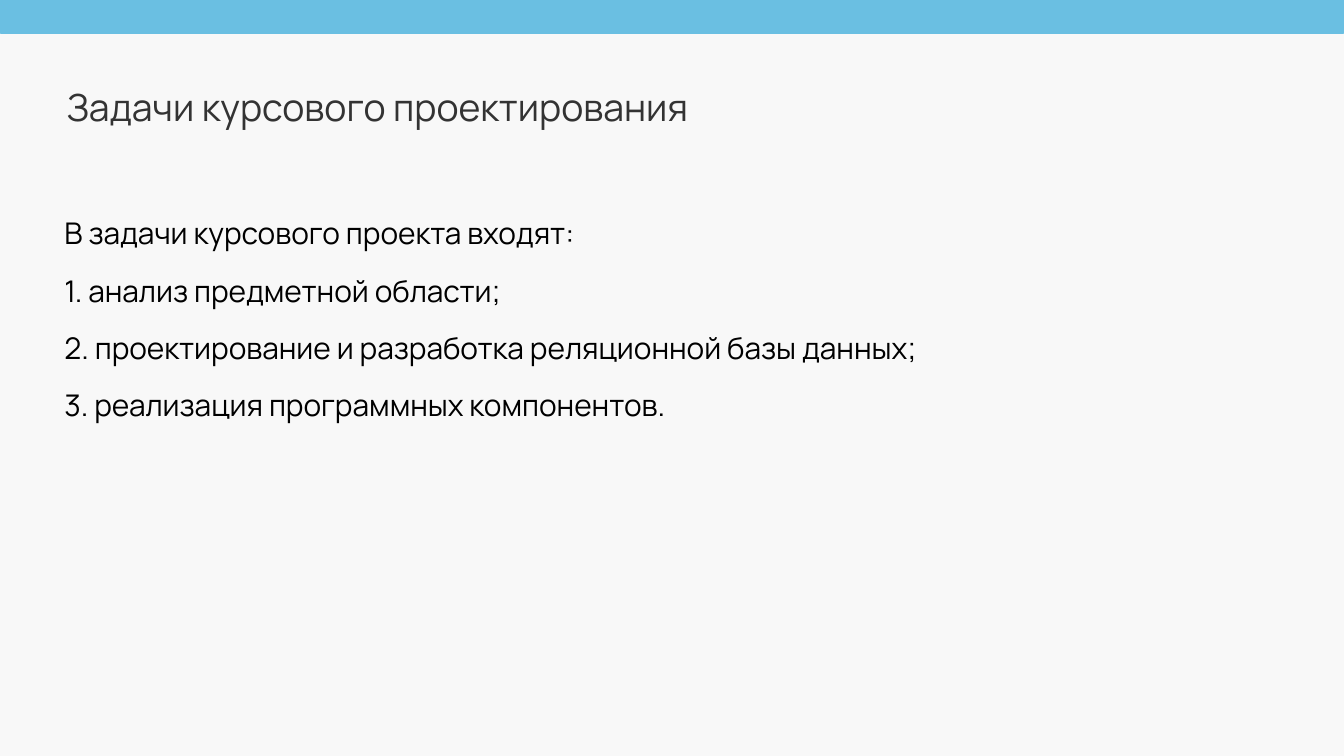
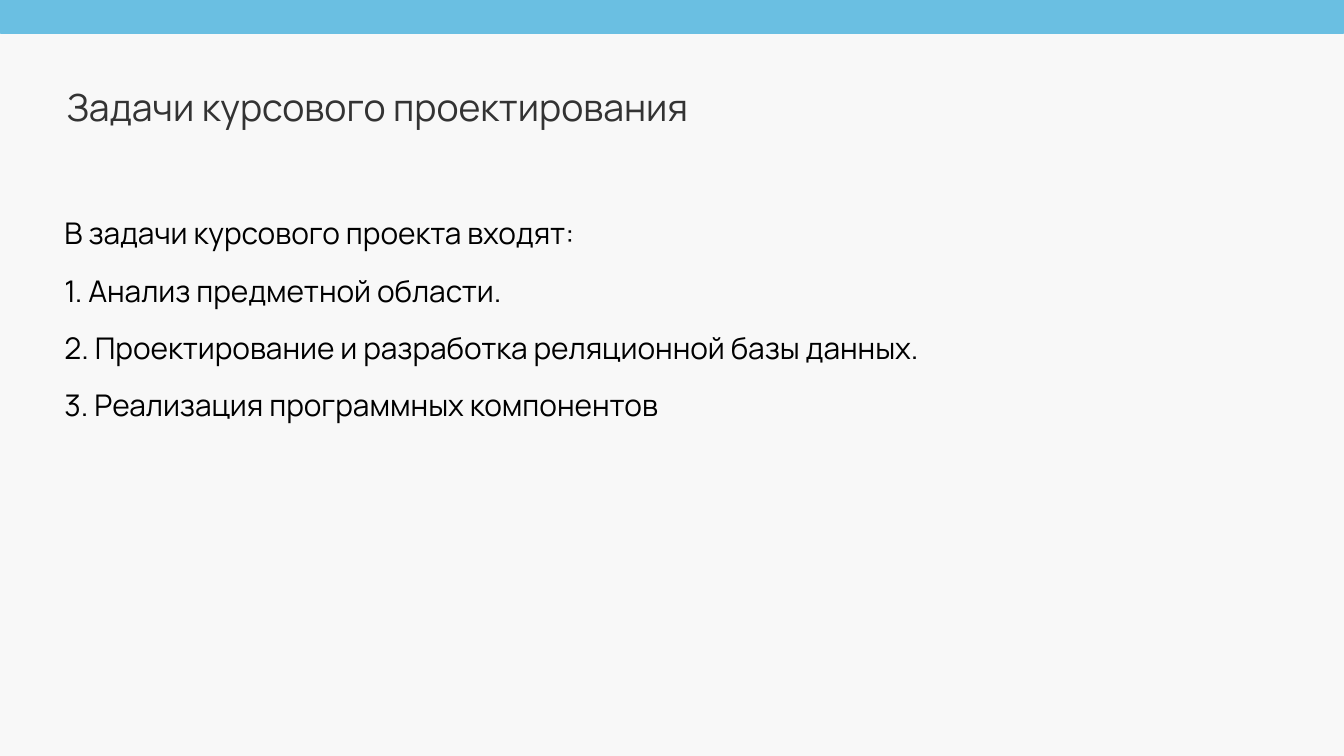
Before and after one commit to ivanv-lab/VLGU, a slide deck: slide 2 of 2 курс/1 семестр/Управление данными/Курсовой проект/Презентация для защиты.pptx. Drawn at 1344x756 pixels with LibreOffice and Linux fonts; fonts in the diff are those of the drawing. Boxes give left, top, right and bottom in pixels: in the first picture for what was removed or moved away, otherwise in the second. Text is boxed around its words. In the diff, an @@ line names an element or a change of style, - is before the commit and + after.

```diff
--- a/2 курс/1 семестр/Управление данными/Курсовой проект/Презентация для защиты.pptx
+++ b/2 курс/1 семестр/Управление данными/Курсовой проект/Презентация для защиты.pptx
@@ text at [64,280,919,424]: text changed @@
-  1. анализ предметной области;
-  2. проектирование и разработка реляционной базы данных;
-  3. реализация программных компонентов.
+  1. Анализ предметной области.
+  2. Проектирование и разработка реляционной базы данных.
+  3. Реализация программных компонентов
```
Also in this commit, not shown: 5 other slides changed, 15 slides added, 13 slides removed, 4 other files.
